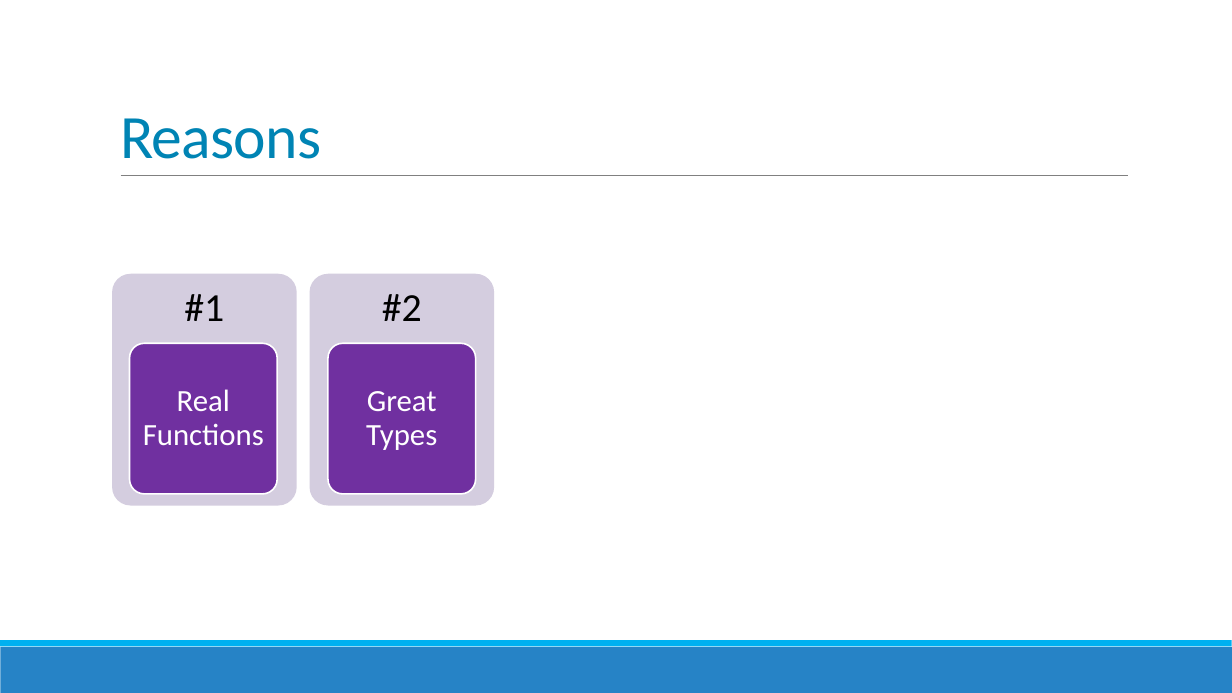
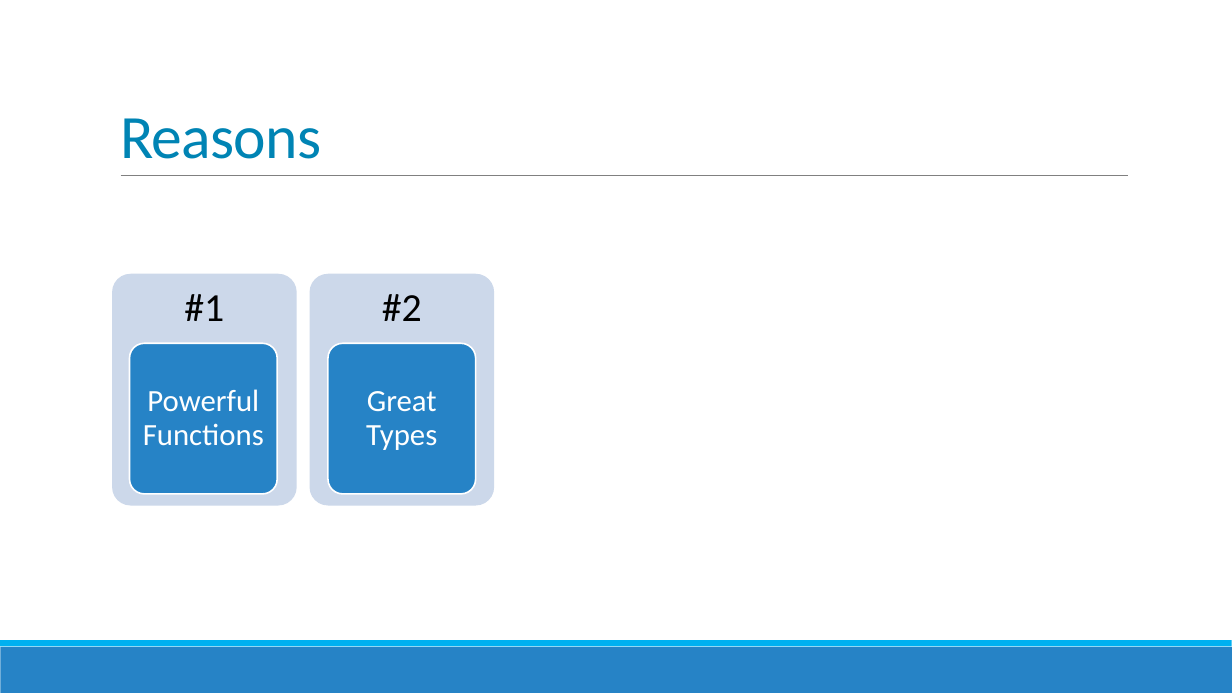
Before and after one commit to jorgef/fivereasons, a slide deck: slide 13 of FiveReasons.pptx. Drawn at 1232x693 pixels with LibreOffice and Linux fonts; fonts in the diff are those of the drawing. Boxes give left, top, right and bottom in pixels: in the first picture for what was removed or moved away, otherwise in the second. Text is boxed around its words. In the diff, an @@ line names an element or a change of style, - is before the commit and + after.

```diff
--- a/FiveReasons.pptx
+++ b/FiveReasons.pptx
@@ rounded rectangle at (112, 274, 297, 506): fill #D5CDDF to #CDD9EA @@
@@ rounded rectangle at (310, 274, 494, 506): fill #D5CDDF to #CDD9EA @@
@@ rounded rectangle at (129, 344, 277, 494): fill #7030A0 to #2683C6 @@
@@ rounded rectangle at (328, 344, 476, 494): fill #7030A0 to #2683C6 @@
@@ text at (143, 389, 264, 446): text changed @@
-Real Functions
+Powerful Functions
```
Also in this commit, not shown: 19 other slides changed.
